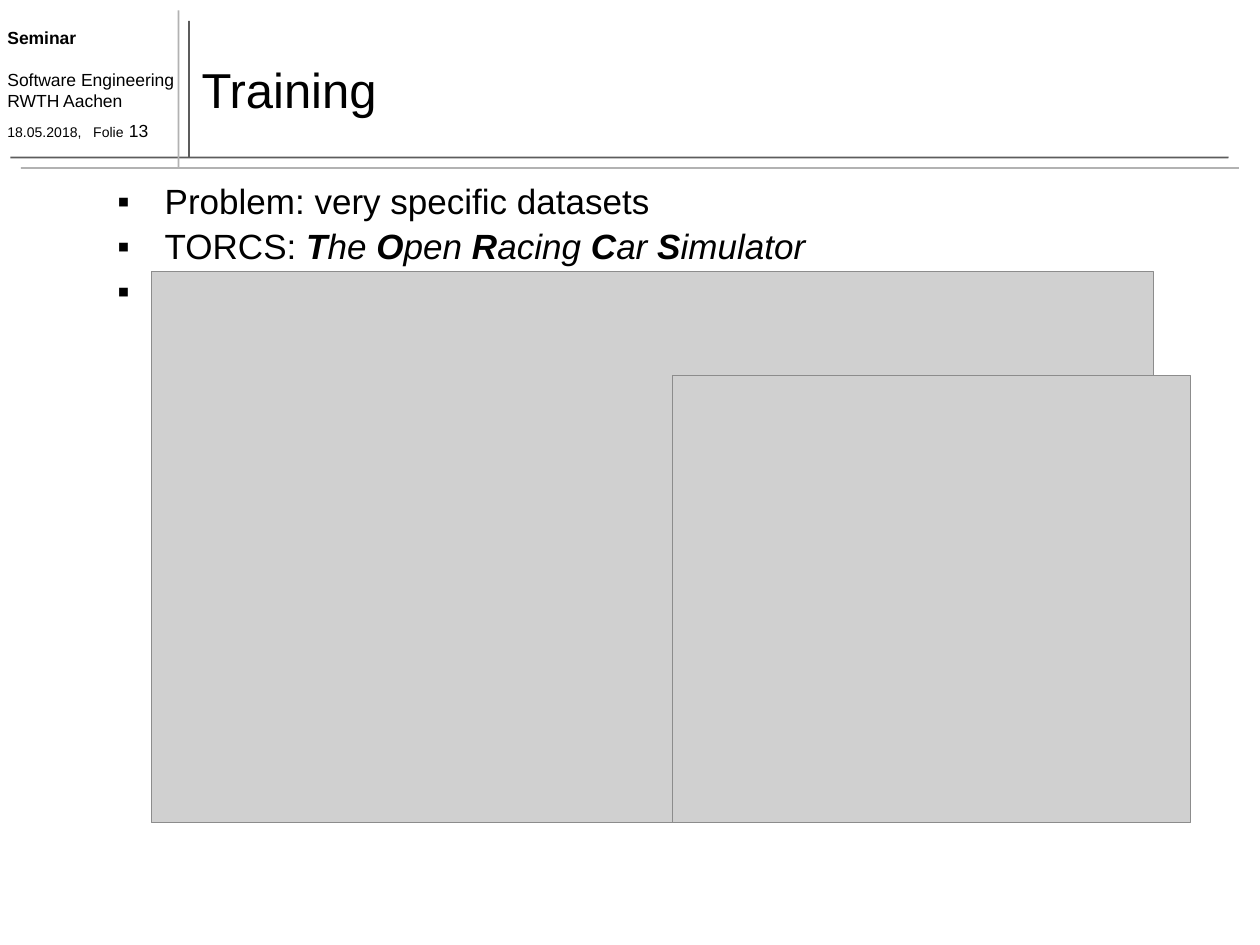
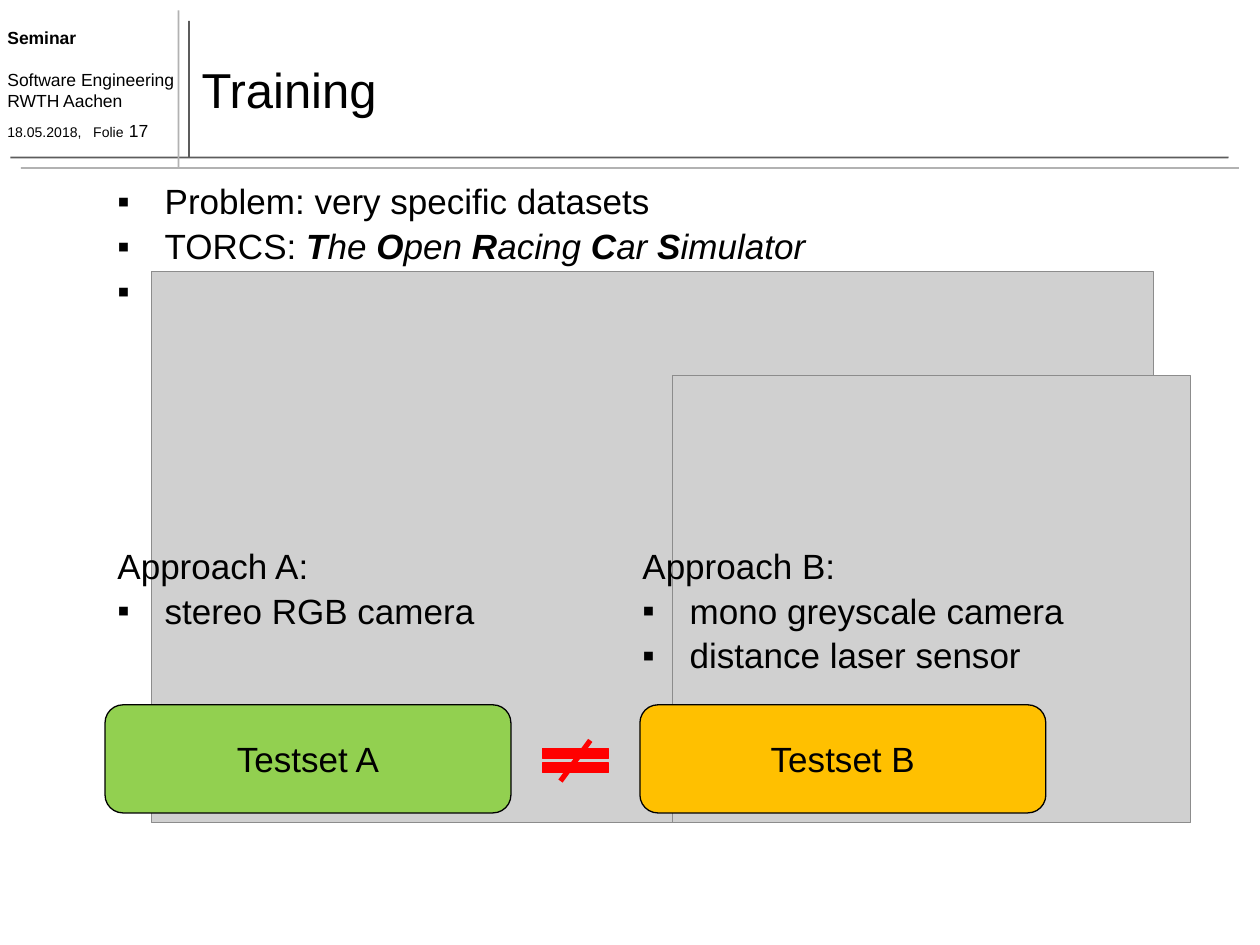
Before and after one commit to TimoBergerbusch/DeepLearningFuerAutonomesFahren, a slide deck: slide 17 of präsentation 11.06/präsentation - 11.06 - less Animation.pptx (slide 13 before the commit). Drawn at 1260x945 pixels with LibreOffice and Linux fonts; fonts in the diff are those of the drawing; grey boxes stand for pictures. Boxes give left, top, right and bottom in pixels: in the first picture for what was removed or moved away, otherwise in the second. Text is boxed around its words. In the diff, an @@ line names an element or a change of style, - is before the commit and + after.

Commit message:
Präsentation

```diff
--- a/präsentation 11.06/präsentation - 11.06 - less Animation.pptx
+++ b/präsentation 11.06/präsentation - 11.06 - less Animation.pptx
@@ text at [7, 125, 148, 139]: text changed @@
-18.05.2018, Folie 13
+18.05.2018, Folie 17
@@ text added at [117, 551, 474, 625], 20 pt, text #000000 @@
+Approach A:
+▪ stereo RGB camera
@@ text added at [642, 551, 1064, 669], 20 pt, text #000000 @@
+Approach B:
+▪ mono greyscale camera
+▪ distance laser sensor
@@ rounded rectangle added at [105, 704, 510, 813], fill #92D050, outline #000000 0.75 pt, 20 pt, text #000000 @@
+Testset A
@@ rounded rectangle added at [640, 704, 1046, 813], fill #FFC000, outline #000000 0.75 pt, 20 pt, text #000000 @@
+Testset B
@@ math equal added at [530, 741, 620, 781], fill #FF0000, outline #FF0000 0.75 pt @@
@@ line added from (591, 741) to (561, 781), #FF0000 3 pt @@
```
Also in this commit, not shown: 4 other slides changed, 4 slides added, 3 other files.
